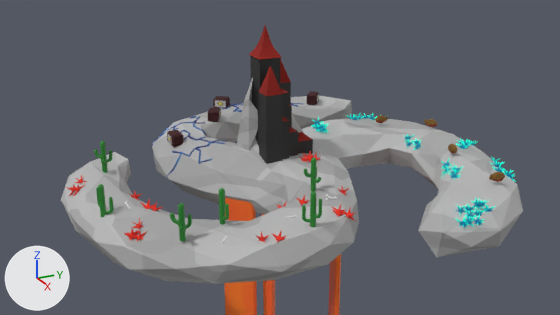
What one commit did to the Blender file Ciro/celeste/celeste.blend.
Before and after are seen from the file's camera 'Camera'. The axes (+X, +Y, +Z) are drawn at lower left. The lights are the same throughout.
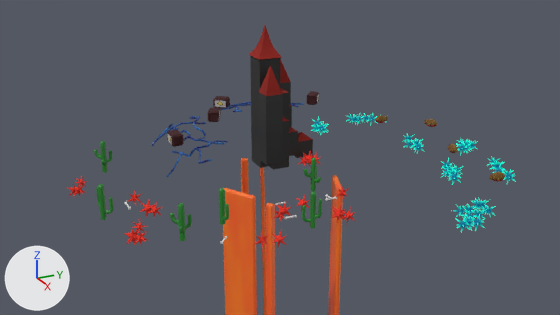
Boxes (x1, y1, x2, y2) around the edits, measured in the pictures (560 x 315 px):
'Island', hidden: before (61, 78, 523, 284)
'Plane.005', unchanged, uncovered by the edit: before (266, 280, 275, 315); after (266, 203, 275, 315)

The change, as a diff of the scene's bpy script:
```diff
--- a/Ciro/celeste/celeste.blend.py
+++ b/Ciro/celeste/celeste.blend.py
@@ ob_island @@
 ob_island.location = (0.0, 0.0, 0.0)
+ob_island.hide_set(True)
```
